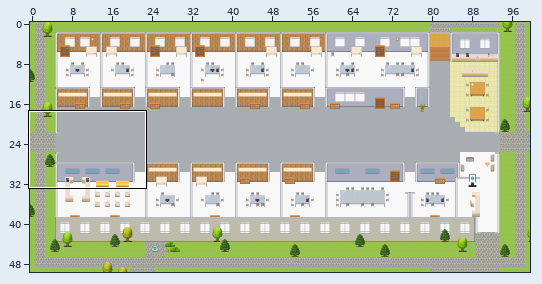
Two versions of a level (Tiled map (JSON), maps/Integration-Platform.tmj). The picture above shows the old version from afar; the outline marks the close-up.
Close-up. Before the edit:
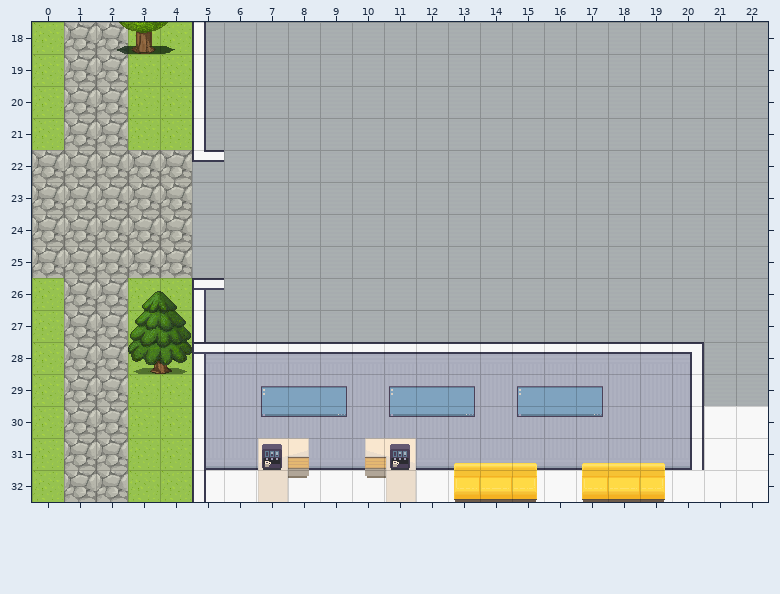
Cells are 32x32 px. Shown: x 0..22, y 18..32. The commit also changed other parts of the map, which this record leaves out.
After the commit:
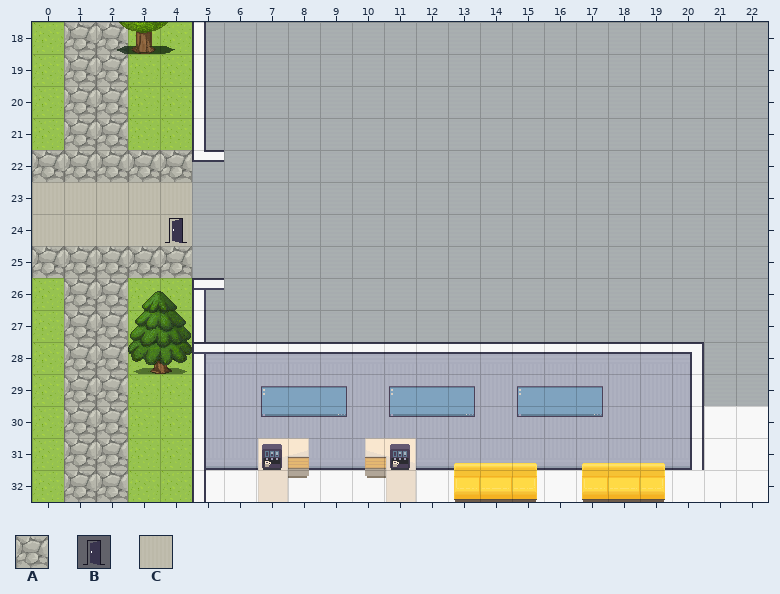
Key: from "Exterior": A 638; from "User_Zones": B 65; from "room2": C 328.
_ is an empty cell, . an unchanged one.
Diff:
--- layer "outside"
@@ x 0..4 @@
-23 AAAAA
-24 AAAAA
+23 CCCCC
+24 CCCCC
--- layer "zones"
@@ x 4..4 @@
-24 _
+24 B
Boxes around the changes in both close-ups, in picture pixels (x1, y1, x2, y2):
changed: (32, 182, 192, 246)
